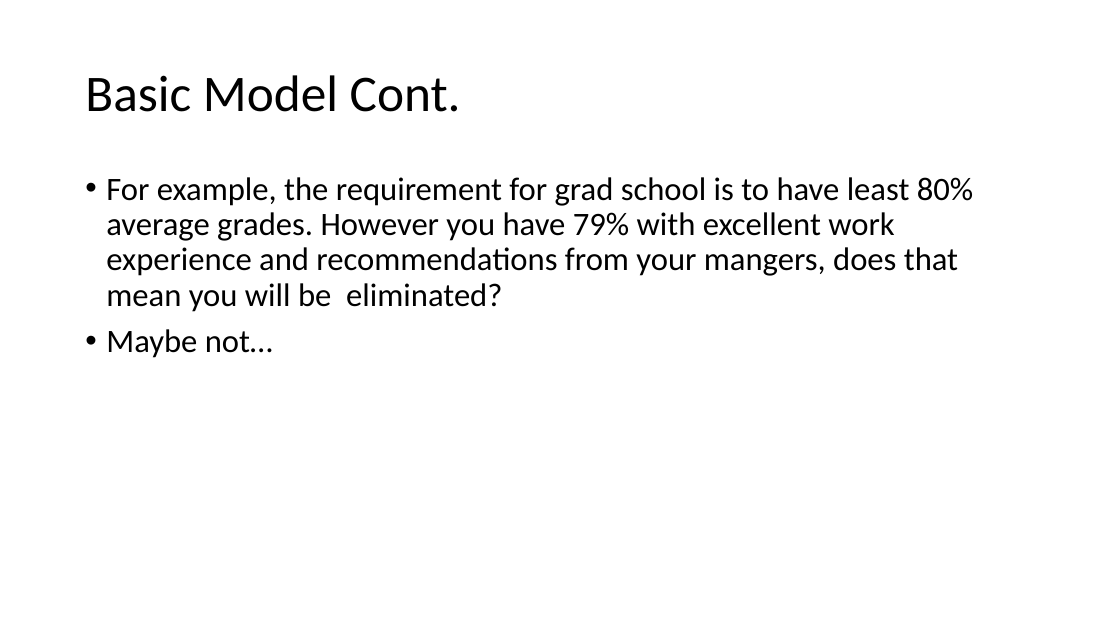
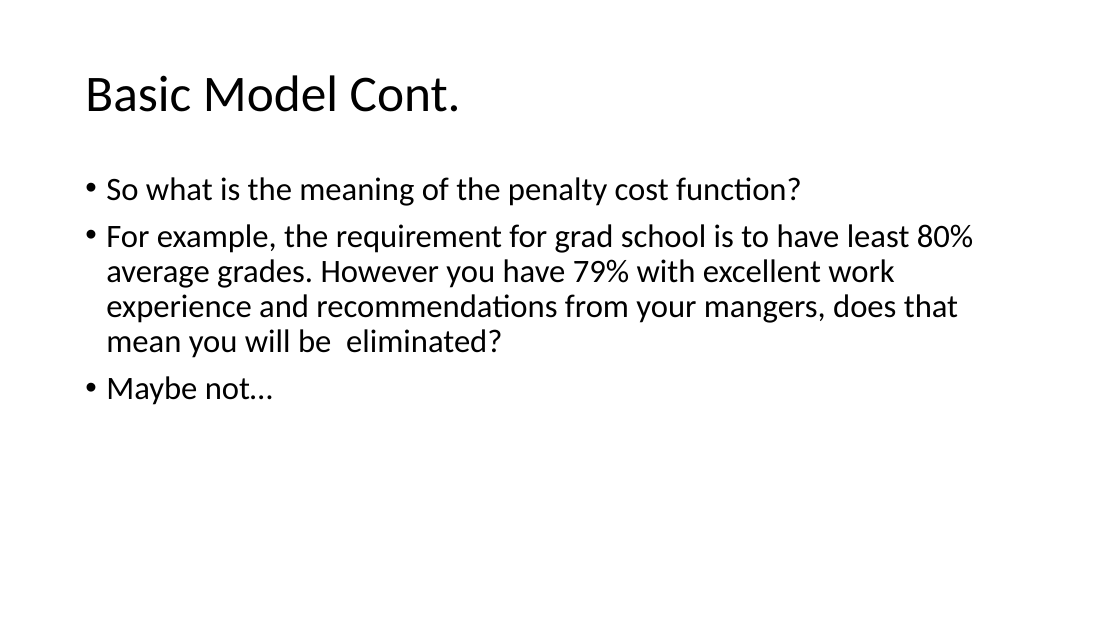
Before and after one commit to Math441Iguess/Math441NBAStuff, a slide deck: slide 9 of Creating a Championship Winning NBA Team.pptx (slide 8 before the commit). Drawn at 1120x630 pixels with LibreOffice and Linux fonts; fonts in the diff are those of the drawing. Boxes give left, top, right and bottom in pixels: in the first picture for what was removed or moved away, otherwise in the second. Text is boxed around its words. In the diff, an @@ line names an element or a change of style, - is before the commit and + after.

```diff
--- a/Creating a Championship Winning NBA Team.pptx
+++ b/Creating a Championship Winning NBA Team.pptx
@@ text at (106,177,802,206): paragraph added @@
+• So what is the meaning of the penalty cost function?
```
Also in this commit, not shown: 4 other slides changed, 1 slide added.
